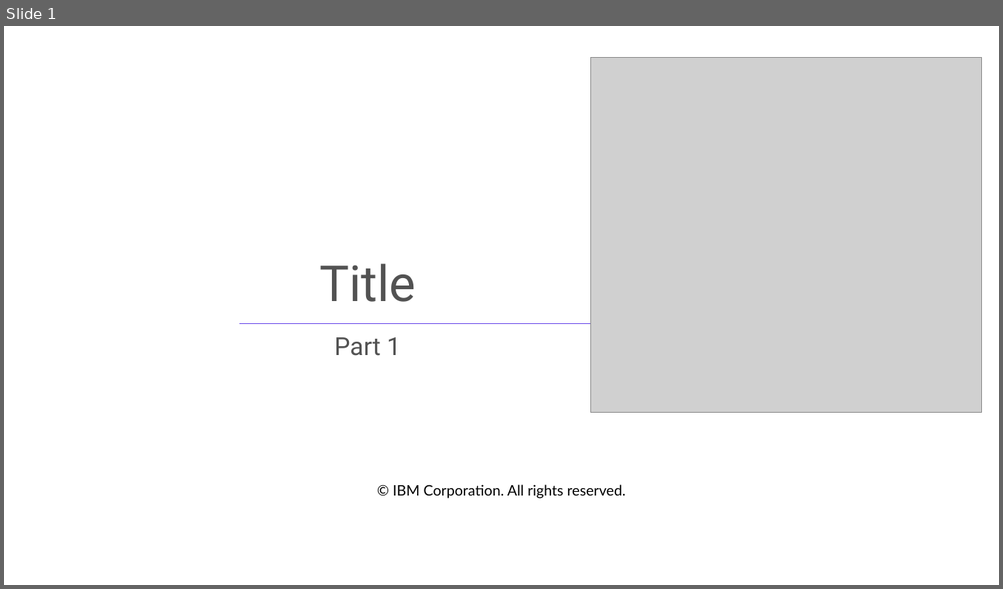
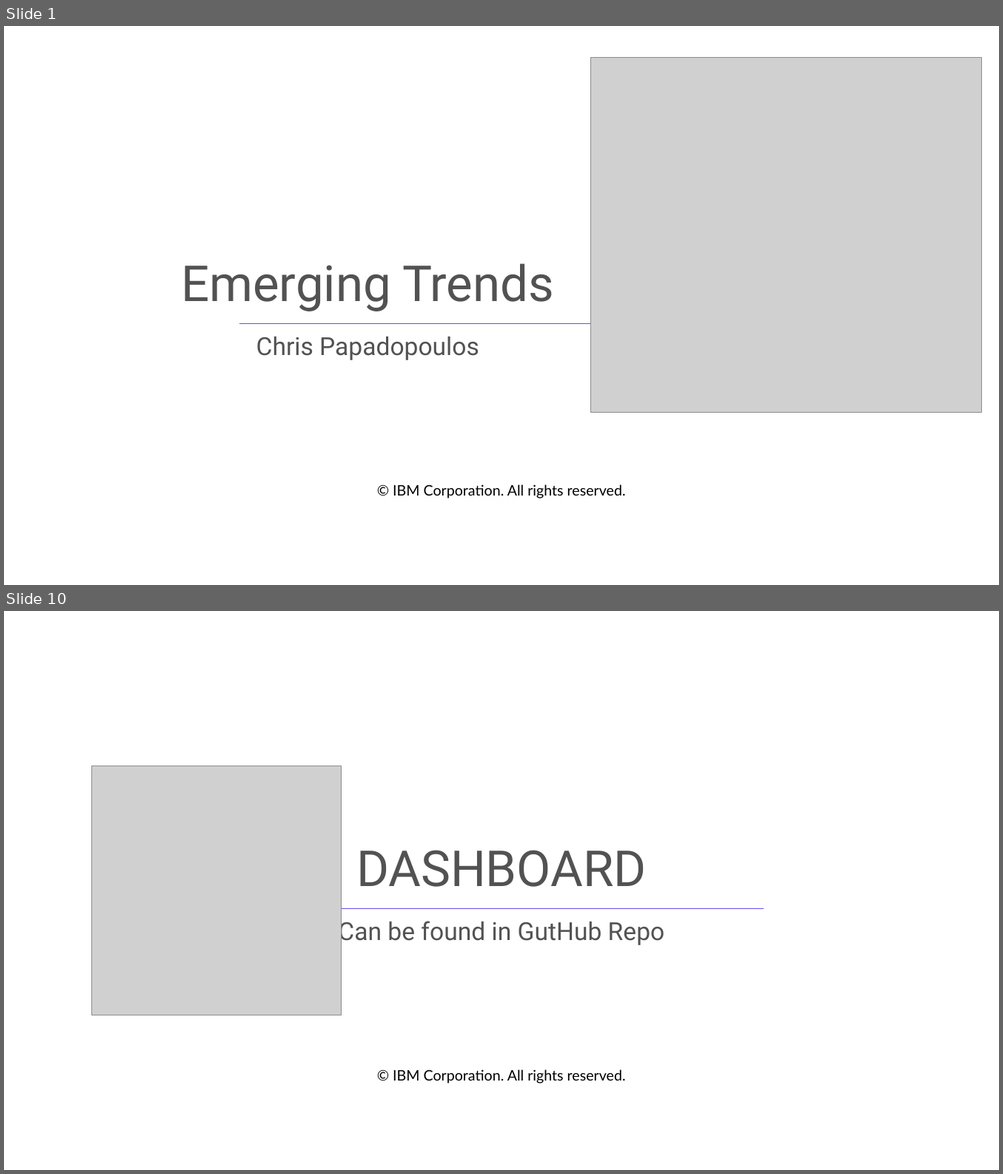
Before and after one commit to popsyacp/IBM-Capstone, a slide deck: M6Capstone-presentation.pptx. Shown one above the other, each under a label of ours: slide 1 before the commit, slides 1 and 10 after it; the slides between them are not shown. The pictures are 1003x589 and 1003x1174 pixels, drawn with LibreOffice and Linux fonts; fonts in the diff are those of the drawing; grey boxes stand for pictures; background and template pictures are left out. Boxes give left, top, right and bottom in pixels: in the first picture for what was removed or moved away, otherwise in the second. Text is boxed around its words. In the diff, an @@ line names an element or a change of style, - is before the commit and + after.

```diff
--- a/M6Capstone-presentation.pptx
+++ b/M6Capstone-presentation.pptx
@@ slide 10 added at (x1=4, y1=611, x2=999, y2=1170), background #FFFFFF; not listed: 2 template elements that a slide beside it also shows @@
@@ picture added at (x1=92, y1=766, x2=341, y2=1015) @@
@@ title added at (x1=356, y1=850, x2=646, y2=887), 48 pt, text #525252 @@
+DASHBOARD
@@ subtitle added at (x1=338, y1=917, x2=665, y2=946), 24 pt, text #525252 @@
+Can be found in GutHub Repo
@@ slide 1 changed as well @@
@@ title at (x1=181, y1=264, x2=554, y2=312): text changed @@
-Title
+Emerging Trends
@@ subtitle at (x1=256, y1=337, x2=479, y2=360): text changed @@
-Part 1
+Chris Papadopoulos
```
Also in this commit, not shown: 7 other slides changed, 10 other slides added, 11 slides removed.
